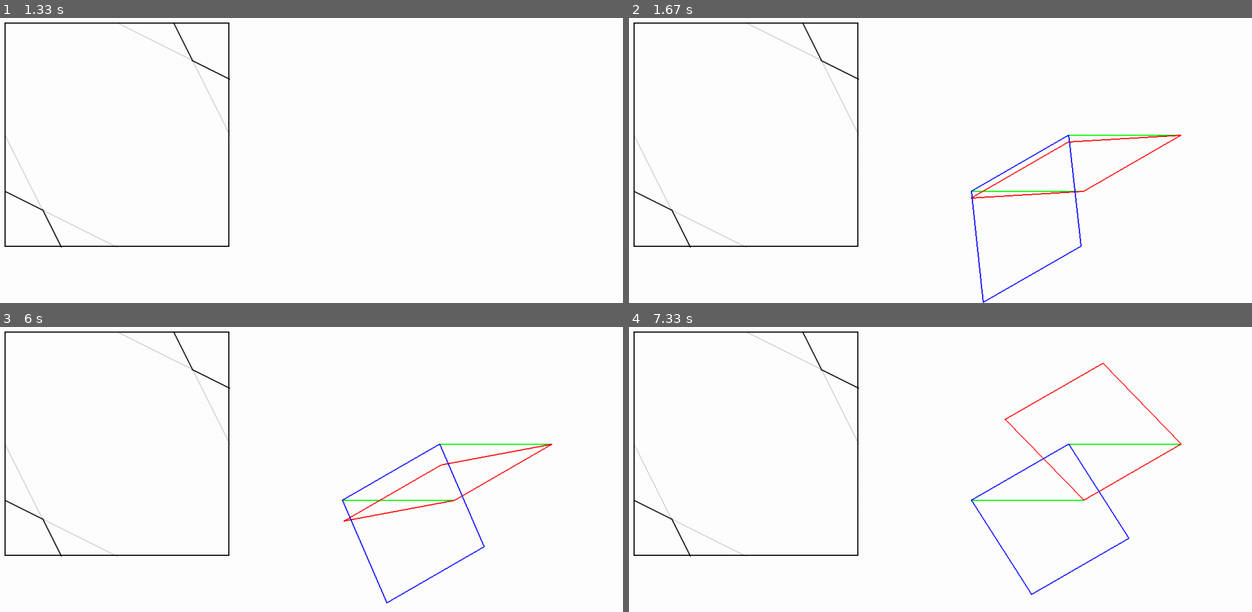
Above: before the commit, frames 1-4 (two rows, left to right).
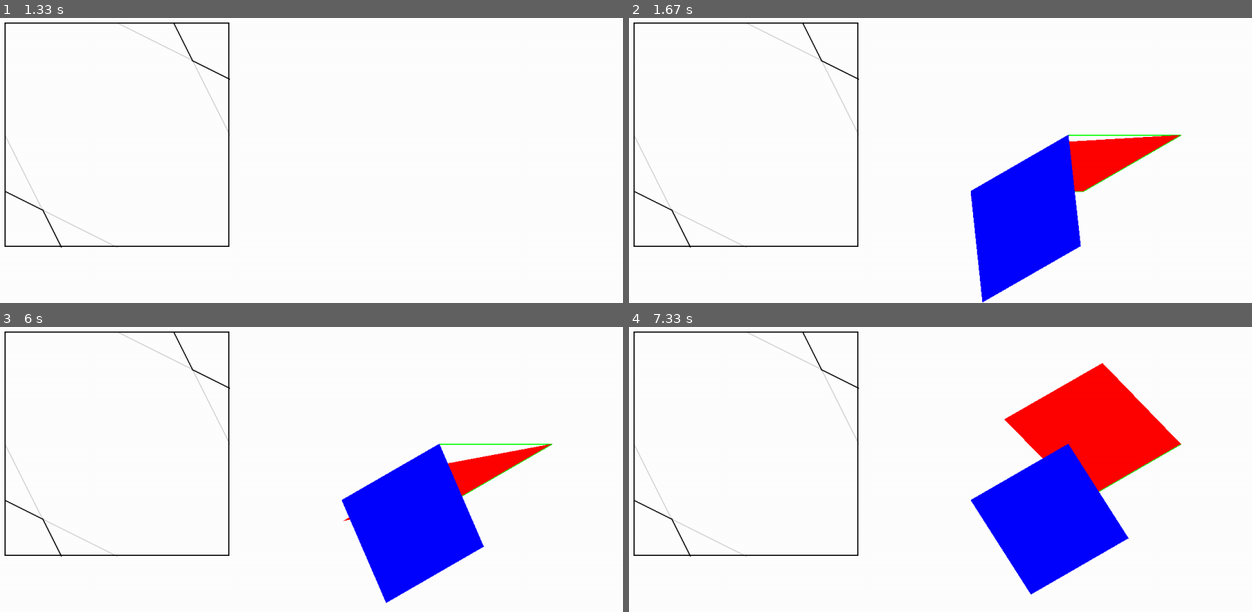
Above: after the commit, the same moments.

Repository: anacuza/log-m-visualizations
Game: pygame game, started from startercode.py
Same seed, same stepped clock (60 frames per second), same inputs: the game is played once before the commit and once after it.
Inputs (mouse positions are in pixels of both pictures, inside the frame that each line leads up to):
- Up to frame 1 (1.33 s): press the mouse at (286, 157) at 0.37 s; move the mouse to (205, 146) at 0.47 s; release the mouse at (124, 137) at 0.6 s; press the mouse at (118, 134) at 0.7 s; move the mouse to (87, 94) at 0.8 s; release the mouse at (62, 55) at 0.93 s; press the mouse at (118, 134) at 1.03 s; move the mouse to (186, 106) at 1.13 s; release the mouse at (261, 77) at 1.27 s
- Up to frame 2 (1.67 s): press the mouse at (747, 134) at 1.37 s; move the mouse to (772, 80) at 1.47 s; release the mouse at (803, 23) at 1.6 s
- Up to frame 3 (6 s): press the mouse at (118, 443) at 1.7 s; move the mouse to (274, 412) at 1.8 s; release the mouse at (429, 384) at 1.93 s; press the mouse at (118, 443) at 2.03 s; move the mouse to (118, 449) at 2.13 s; release the mouse at (118, 458) at 2.27 s; press the mouse at (118, 443) at 2.37 s; move the mouse to (292, 503) at 2.47 s; release the mouse at (473, 563) at 2.6 s; press the mouse at (118, 443) at 2.7 s; move the mouse to (267, 421) at 2.8 s; release the mouse at (423, 398) at 2.93 s; press the mouse at (118, 443) at 3.03 s; move the mouse to (286, 395) at 3.13 s; release the mouse at (454, 349) at 3.27 s; press the mouse at (118, 443) at 3.37 s; move the mouse to (249, 429) at 3.47 s; release the mouse at (380, 415) at 3.6 s; press the mouse at (118, 443) at 3.7 s; move the mouse to (149, 401) at 3.8 s; release the mouse at (180, 361) at 3.93 s; press the mouse at (118, 443) at 4.03 s; move the mouse to (261, 386) at 4.13 s; release the mouse at (411, 332) at 4.27 s; press the mouse at (118, 443) at 4.37 s; move the mouse to (323, 463) at 4.47 s; release the mouse at (529, 483) at 4.6 s; press the mouse at (118, 443) at 4.7 s; move the mouse to (87, 418) at 4.8 s; release the mouse at (62, 395) at 4.93 s; press the mouse at (118, 443) at 5.03 s; move the mouse to (161, 466) at 5.13 s; release the mouse at (211, 489) at 5.27 s; press the mouse at (118, 443) at 5.37 s; move the mouse to (230, 389) at 5.47 s; release the mouse at (342, 335) at 5.6 s; press the mouse at (118, 443) at 5.7 s; move the mouse to (149, 389) at 5.8 s; release the mouse at (186, 338) at 5.93 s
- Up to frame 4 (7.33 s): press the mouse at (747, 443) at 6.03 s; move the mouse to (878, 406) at 6.13 s; release the mouse at (1002, 366) at 6.27 s; press the mouse at (747, 443) at 6.37 s; move the mouse to (909, 475) at 6.47 s; release the mouse at (1071, 509) at 6.6 s; press the mouse at (747, 443) at 6.7 s; move the mouse to (909, 392) at 6.8 s; release the mouse at (1077, 344) at 6.93 s; press the mouse at (747, 443) at 7.03 s; move the mouse to (784, 483) at 7.13 s; release the mouse at (822, 526) at 7.27 s

Frame 1 is identical in both runs. In frame 2, 8.4% of the frame differs, in the area x 54-89%, y 40-100%; in frame 3, 8.2%; in frame 4, 13%, in the area x 54-89%, y 12-95%.

Commit message:
Polygons get filled at intersection

Diff:
--- a/startercode.py
+++ b/startercode.py
@@ -184,7 +184,9 @@
                 theta_2 = (y/400)*2*pi
 
                 #draw the base
+                #draws the moduli space
                 self.screen.fill((255,255,255))
+                #draws on screen, choose color, start pos, end pos, width
                 pygame.draw.line(self.screen, LIGHTGRAY, [100,400],[300, 500],2)
                 pygame.draw.line(self.screen, LIGHTGRAY, [100,300],[200, 500],2)
                 pygame.draw.line(self.screen, LIGHTGRAY, [400,100],[500,300],2)
@@ -195,6 +197,9 @@
                 pygame.draw.line(self.screen, BLACK, [400,100],[433, 167],2)
                 pygame.draw.line(self.screen, BLACK, [433,167],[500,200],2)
 
+
+                #draws the origami configuration
+                #1st polygon
                 strc1_w = 900 + 200*cos(pi/6)
                 strc1_h = 400 - 200*sin(pi/6)
                 strc2_w = 700 + 200*cos(pi/6)
@@ -202,19 +207,30 @@
                 baseList = [[700,400],[900,400],[strc1_w,strc1_h], [strc2_w,strc2_h]]
                 pygame.draw.polygon(self.screen, GREEN, baseList,2)
 
+                #2nd polygon
                 p21_w = 900 - 200 * cos(theta_2)
                 p21_h = 400 - 200 * sin(theta_2)
                 p22_w = p21_w + 200 * cos(pi/6)
                 p22_h = p21_h - 200 * sin(pi/6)
                 plane2List = [[900,400],[p21_w,p21_h],[p22_w,p22_h],[strc1_w,strc1_h]]
-                pygame.draw.polygon(self.screen, RED, plane2List,2)
-
+
+
+                #3rd polygon
                 p11_w = 700 + 200 * cos(theta_1)
                 p11_h = 400 - 200 * sin(theta_1)
                 p12_w = p11_w + 200 * cos(pi/6)
                 p12_h = p11_h - 200 * sin(pi/6)
                 plane1List = [[700, 400],[p11_w,p11_h],[p12_w, p12_h],[strc2_w, strc2_h]]
-                pygame.draw.polygon(self.screen, BLUE, plane1List,2)
+
+                #create 2nd and 3rd polygon
+                #if intersect, fill in colors
+                if p21_w < p11_w:
+                    pygame.draw.polygon(self.screen, RED, plane2List, 0)
+                    pygame.draw.polygon(self.screen, BLUE, plane1List, 0)
+                #if not leave the interior blank
+                else:
+                    pygame.draw.polygon(self.screen, RED, plane2List, 2)
+                    pygame.draw.polygon(self.screen, BLUE, plane1List, 2)
 
         else:
             self.screen.fill((255,255,255))
--- a/startercode2.py
+++ b/startercode2.py
@@ -0,0 +1,283 @@
+from pygamehelper import *
+from pygame import *
+from pygame.locals import *
+from vec2d import *
+from math import e, pi, cos, sin, sqrt
+from random import uniform
+
+"""
+def GameObject(object):
+    def __init__(self):
+        self.pos = vec2d(0,0)
+
+    def __update__(self):
+        pass
+
+def DrawableObject(GameObject):
+    def __draw__(self,screen):
+        pass
+
+def aStar(self, world, graph, current, end):
+    open_list = set()
+    closed_list = set()
+    path = []
+
+    def retracePath(c):
+        path.insert(0,c)
+        if c.parent == None:
+            return
+        retracePath(c.parent)
+
+    open_list.append(current)
+    while len(open_list) is not 0:
+        current = min(open_list, key=lambda inst:inst.H)
+
+
+class Box(object):
+    def __init__(self,rect):
+        self.rect = rect
+
+class Unit(object):
+    def __init__(self, world):
+        self.world = world
+        self.pos = vec2d(0,0)
+        self.waypoints = []
+        self.waypoints.append(vec2d(uniform(0,640),uniform(0,480)))
+        self.current_waypoint = self.waypoints[0]
+
+        self.sneak_speed = 1
+        self.walk_speed = 2
+        self.run_speed = 3
+
+        self.move_speed = self.walk_speed
+
+    def add_waypoint(self,pos):
+
+        self.waypoints.append(vec2d(pos))
+
+    def remove_waypoint(self,wp=None):
+        if wp is None:
+            self.waypoints.pop()
+        elif wp in self.waypoints:
+            self.waypoints.remove(wp)
+
+    def update(self):
+        # Check for missing waypoints
+        if self.current_waypoint not in self.waypoints:
+            self.current_waypoint = self.pos
+        dir = self.current_waypoint - self.pos
+        if dir.length > self.move_speed:
+            dir.length = self.move_speed
+            self.pos += dir
+        else:
+            self.pos = self.current_waypoint
+            try:
+                self.waypoints.remove(self.current_waypoint)
+            except ValueError:
+                pass
+            if len(self.waypoints) > 0:
+                self.current_waypoint = self.waypoints[0]
+            else:
+                self.waypoints.append(self.pos)
+                self.current_waypoint = self.waypoints[0]
+
+"""
+
+BLACK = (0, 0, 0)
+LIGHTGRAY = (211, 211, 211)
+WHITE = (255, 255, 255)
+BLUE = (0, 0, 255)
+GREEN = (0, 255, 0)
+RED = (255, 0, 0)
+MAROON = (95, 30, 30)
+
+class Starter(PygameHelper):
+    def __init__(self):
+
+        self.w, self.h = 1200, 600
+        PygameHelper.__init__(self, size=(self.w, self.h), fill=((255, 255, 255)))
+
+        """
+        self.select_toggle = False
+        self.selected = []
+
+        self.units = []
+        self.enemy = []
+        self.static_objects = []
+
+        # Add a test unit
+        u = Unit(self)
+        u.pos = vec2d(uniform(0,640),uniform(0,480))
+        self.units.append(u)
+
+        # Add a wall
+
+        """
+
+    def update(self):
+        pass
+        """
+        for u in self.units:
+            u.update()
+
+        for u in self.units:
+            for u2 in self.units:
+                if u == u2: continue
+                d = u.pos.get_distance(u2.pos)
+                if d < 40:
+                    # Reslove Collisions
+                    overlap = 40 - d
+                    dir = u2.pos - u.pos
+                    dir.length = overlap/2
+                    u2.pos += dir
+                    u.pos -= dir
+        """
+
+    def keyDown(self, key):
+        pass
+        """
+        if key == 304:
+            self.select_toggle = True
+        # Backspace Removes Last Waypoint
+        elif key == 8:
+            for u in self.selected:
+                u.remove_waypoint()
+        """
+
+    def keyUp(self, key):
+        pass
+        """
+        print ("Debug: Key Pressed(%i)" % key)
+        if key == 49:
+            for u in self.selected:
+                u.move_speed = u.sneak_speed
+        elif key == 50:
+            for u in self.selected:
+                u.move_speed = u.walk_speed
+        elif key == 51:
+            for u in self.selected:
+                u.move_speed = u.run_speed
+        if key == 304:
+            self.select_toggle = False
+        """
+
+    def mouseUp(self, button, pos):
+        pass
+        """
+        if button == 3:
+            for u in self.selected:
+                u.add_waypoint(pos)
+        elif button == 1:
+            for u in self.units:
+                if u.pos.get_distance(vec2d(pos)) <= 20:
+                    if self.select_toggle:
+                        self.selected.append(u)
+                    else:
+                        self.selected = [u]
+
+        """
+
+    def mouseMotion(self, buttons, pos, rel):
+        if 100 <= pos[0] <= 500 and 100 <= pos[1] <= 500:
+            x = pos[0] - 100
+            y = 500 - pos[1]
+            theta_1 = (x / 400) * 2 * pi
+            theta_2 = (y / 400) * 2 * pi
+            theta_3 = (y / 400) * pi
+
+            # draw the base
+            # draws the moduli space
+            self.screen.fill((255, 255, 255))
+            # draws on screen, choose color, start pos, end pos, width
+            pygame.draw.line(self.screen, LIGHTGRAY, [100, 400], [300, 500], 2)
+            pygame.draw.line(self.screen, LIGHTGRAY, [100, 300], [200, 500], 2)
+            pygame.draw.line(self.screen, LIGHTGRAY, [400, 100], [500, 300], 2)
+            pygame.draw.line(self.screen, LIGHTGRAY, [300, 100], [500, 200], 2)
+            pygame.draw.rect(self.screen, BLACK, (100, 100, 400, 400), 2)
+            pygame.draw.line(self.screen, BLACK, [100, 400], [167, 433], 2)
+            pygame.draw.line(self.screen, BLACK, [167, 433], [200, 500], 2)
+            pygame.draw.line(self.screen, BLACK, [400, 100], [433, 167], 2)
+            pygame.draw.line(self.screen, BLACK, [433, 167], [500, 200], 2)
+
+            # draws the origami configuration
+            # 1st polygon
+            strc1_w = 900 + 200 * cos(pi / 6)
+            strc1_h = 400 - 200 * sin(pi / 6)
+            strc2_w = 700 + 200 * cos(pi / 6)
+            strc2_h = 400 - 200 * sin(pi / 6)
+            #bottom left, bottom right, top right, top left
+            baseList = [[700, 400], [900, 400], [strc1_w, strc1_h], [strc2_w, strc2_h]]
+            pygame.draw.polygon(self.screen, GREEN, baseList, 2)
+
+            # 2nd polygon
+            p21_w = 900 - 200 * cos(theta_2)
+            p21_h = 400 - 200 * sin(theta_2)
+            p22_w = p21_w + 200 * cos(pi / 6)
+            p22_h = p21_h - 200 * sin(pi / 6)
+            plane2List = [[900, 400], [p21_w, p21_h], [p22_w, p22_h], [strc1_w, strc1_h]]
+            #pygame.draw.polygon(self.screen, RED, plane2List, 0)
+
+            # 3rd polygon
+            p11_w = 700 + 200 * cos(theta_1)
+            p11_h = 400 - 200 * sin(theta_1)
+            p12_w = p11_w + 200 * cos(pi / 6)
+            p12_h = p11_h - 200 * sin(pi / 6)
+            plane1List = [[700, 400], [p11_w, p11_h], [p12_w, p12_h], [strc2_w, strc2_h]]
+            #pygame.draw.polygon(self.screen, BLUE, plane1List, 0)
+
+            if p21_w < p11_w:
+                pygame.draw.polygon(self.screen, RED, plane2List, 0)
+                pygame.draw.polygon(self.screen, BLUE, plane1List, 0)
+            else:
+                pygame.draw.polygon(self.screen, RED, plane2List, 2)
+                pygame.draw.polygon(self.screen, BLUE, plane1List, 2)
+
+
+            #1st polygon for perpendicular fold
+            #pp12_w = strc2_w + 200 * cos(theta_3)
+            #pp12_h = strc2_h - 200 * sin(theta_3)
+            #pp11_w = pp12_w + 200 * cos(pi / 6)
+            #pp11_h = pp12_h - 200 * sin(pi / 6)
+            #perpPlane1List = [[strc2_w,strc2_h], [strc1_w, strc1_h], [pp11_w, pp11_h], [pp12_w, pp12_h]]
+            #pygame.draw.polygon(self.screen, MAROON, perpPlane1List, 2)
+
+
+        else:
+            self.screen.fill((255, 255, 255))
+            pygame.draw.line(self.screen, LIGHTGRAY, [100, 400], [300, 500], 2)
+            pygame.draw.line(self.screen, LIGHTGRAY, [100, 300], [200, 500], 2)
+            pygame.draw.line(self.screen, LIGHTGRAY, [400, 100], [500, 300], 2)
+            pygame.draw.line(self.screen, LIGHTGRAY, [300, 100], [500, 200], 2)
+            pygame.draw.rect(self.screen, BLACK, (100, 100, 400, 400), 2)
+            pygame.draw.line(self.screen, BLACK, [100, 400], [167, 433], 2)
+            pygame.draw.line(self.screen, BLACK, [167, 433], [200, 500], 2)
+            pygame.draw.line(self.screen, BLACK, [400, 100], [433, 167], 2)
+            pygame.draw.line(self.screen, BLACK, [433, 167], [500, 200], 2)
+
+    def draw(self):
+        pass
+
+        """
+        for u in self.units:
+            # Draw Unit Waypoints
+            line_start = u.pos
+            for wp in u.waypoints:
+                if wp == u.current_waypoint:
+                    pygame.draw.circle(self.screen,(0,0,255),wp.inttup(), 30, 1)
+                    pygame.draw.line(self.screen,(0,0,255),line_start.inttup(),wp.inttup())
+                else:
+                    pygame.draw.circle(self.screen,(255,0,0), wp.inttup(), 30, 1)
+                    pygame.draw.line(self.screen,(255,0,0),line_start.inttup(),wp.inttup())
+                line_start = wp
+
+            # Draw Unit
+            pygame.draw.circle(self.screen,(0,0,0), u.pos.inttup(), 21)
+            if u in self.selected:
+                pygame.draw.circle(self.screen,(100,255,100), u.pos.inttup(), 20)
+            else:
+                pygame.draw.circle(self.screen,(200,200,255), u.pos.inttup(), 20)
+        """
+
+
+s = Starter()
+s.mainLoop(40)
Not shown, added: .DS_Store
